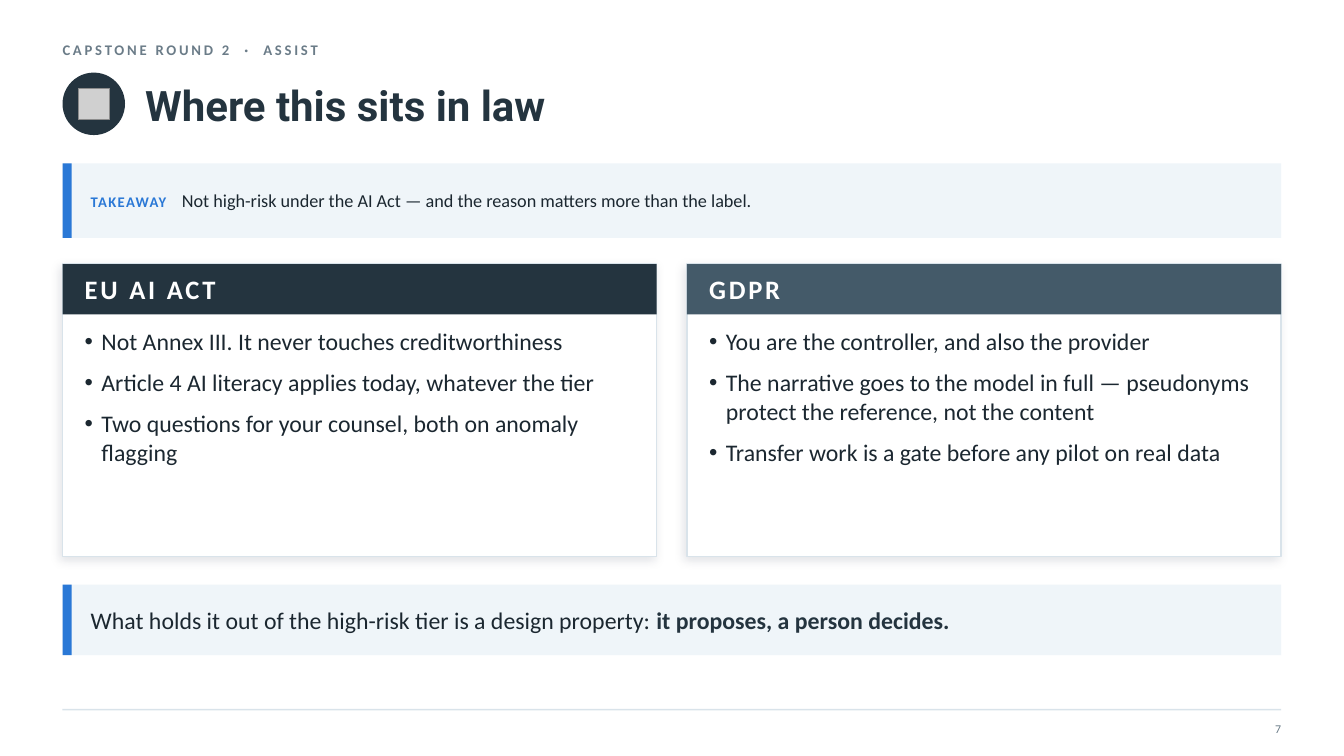
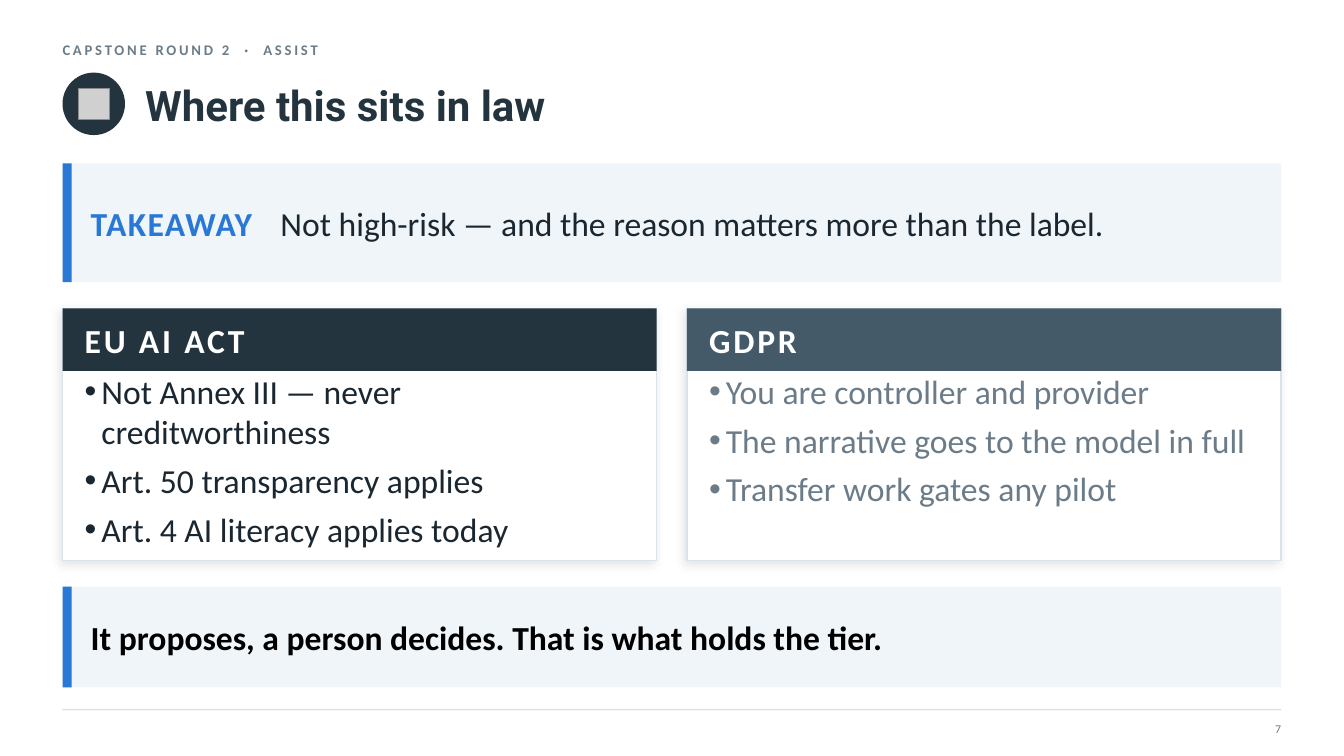
Before and after one commit to nyelugo/PROJECT-Capstone-AI-Consulting, a slide deck: slide 8 of presentation.pptx. Drawn at 1344x756 pixels with LibreOffice and Linux fonts; fonts in the diff are those of the drawing; grey boxes stand for pictures. Boxes give left, top, right and bottom in pixels: in the first picture for what was removed or moved away, otherwise in the second. Text is boxed around its words. In the diff, an @@ line names an element or a change of style, - is before the commit and + after.

```diff
--- a/presentation.pptx
+++ b/presentation.pptx
@@ rectangle: place and size @@
-rectangle at <box>63,163,1281,238</box>
+rectangle at <box>63,163,1281,282</box>
@@ rectangle: place and size @@
-rectangle at <box>63,163,72,238</box>
+rectangle at <box>63,163,72,282</box>
@@ text at <box>91,212,1103,242</box>: text changed; size 13 to 24 pt @@
-TAKEAWAY Not high-risk under the AI Act — and the reason matters more than the label.
+TAKEAWAY Not high-risk — and the reason matters more than the label.
@@ rectangle: place and size @@
-rectangle at <box>63,264,656,557</box>
+rectangle at <box>63,309,656,561</box>
@@ rectangle: place and size @@
-rectangle at <box>63,264,656,315</box>
+rectangle at <box>63,309,656,371</box>
@@ text "EU AI ACT": place and size @@
-text "EU AI ACT" at <box>85,264,639,315</box>
+text "EU AI ACT" at <box>85,331,244,354</box>
@@ text "EU AI ACT" at <box>85,331,244,354</box>: size 19 to 24 pt @@
@@ rectangle: place and size @@
-rectangle at <box>688,264,1281,557</box>
+rectangle at <box>688,309,1281,561</box>
@@ rectangle: place and size @@
-rectangle at <box>688,264,1281,315</box>
+rectangle at <box>688,309,1281,371</box>
@@ text "GDPR" at <box>709,331,797,353</box>: size 19 to 24 pt @@
@@ text "GDPR": place and size @@
-text "GDPR" at <box>709,281,780,299</box>
+text "GDPR" at <box>709,331,797,353</box>
@@ text at <box>101,382,508,548</box>: text changed; size 17 to 24 pt @@
-• Not Annex III. It never touches creditworthiness
-• Article 4 AI literacy applies today, whatever the tier
-• Two questions for your counsel, both on anomaly flagging
+• Not Annex III — never creditworthiness
+• Art. 50 transparency applies
+• Art. 4 AI literacy applies today
@@ text at <box>726,380,1245,507</box>: text changed; size 17 to 24 pt; text colour #1B2730 to #6B7C88 @@
-• You are the controller, and also the provider
-• The narrative goes to the model in full — pseudonyms protect the reference, not the content
-• Transfer work is a gate before any pilot on real data
+• You are controller and provider
+• The narrative goes to the model in full
+• Transfer work gates any pilot
@@ rectangle: place and size @@
-rectangle at <box>63,585,1281,655</box>
+rectangle at <box>63,587,1281,688</box>
@@ rectangle: place and size @@
-rectangle at <box>63,585,72,655</box>
+rectangle at <box>63,587,72,688</box>
@@ text at <box>91,626,883,656</box>: text changed; size 17 to 24 pt; text colour #1B2730 to #000000; bold on @@
-What holds it out of the high-risk tier is a design property: it proposes, a person decides.
+It proposes, a person decides. That is what holds the tier.
```
Also in this commit, not shown: 16 other slides changed, 3 other files.
